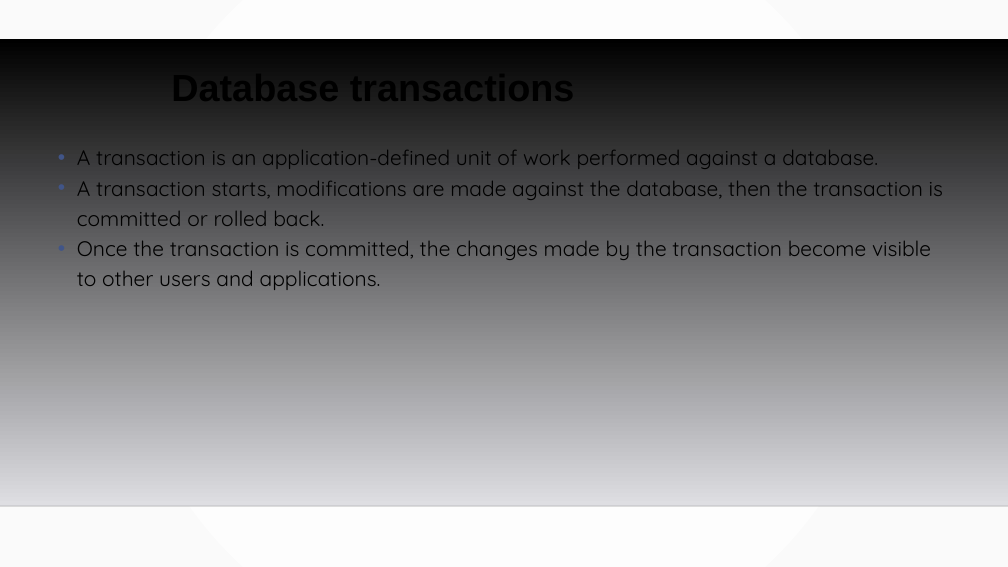
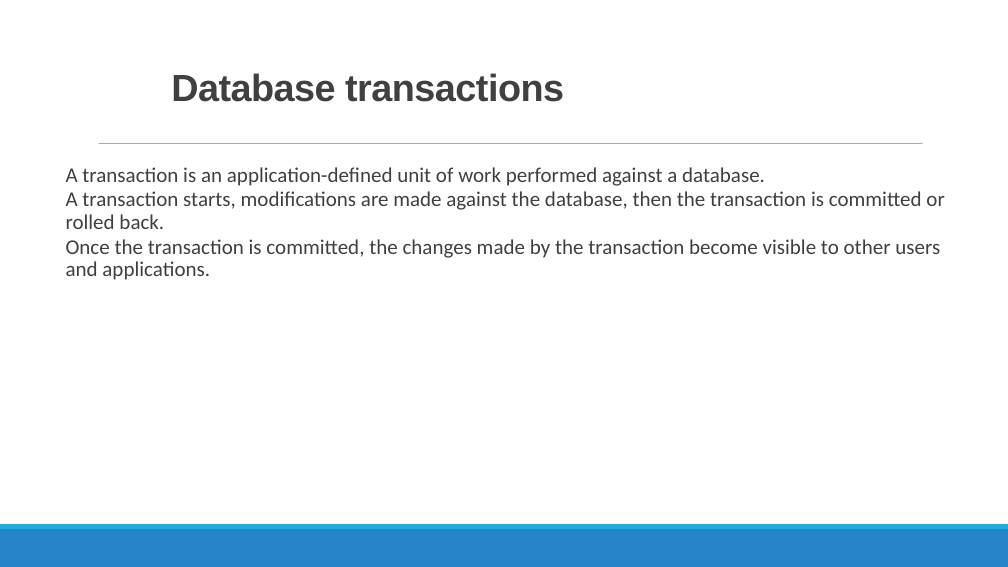
Before and after one commit to MGIS-UMN/GIS5577_week9, a slide deck: slide 3 of Database_Administration.odp. Drawn at 1008x567 pixels with LibreOffice and Linux fonts; fonts in the diff are those of the drawing; background and template pictures are left out. Boxes give left, top, right and bottom in pixels: in the first picture for what was removed or moved away, otherwise in the second. Text is boxed around its words. In the diff, an @@ line names an element or a change of style, - is before the commit and + after.

```diff
--- a/Database_Administration.odp
+++ b/Database_Administration.odp
@@ background gradient #FFFFFF to #FAFAFA to #FFFFFF @@
@@ title "Database transactions" at (x1=171, y1=73, x2=564, y2=102): text colour #000000 to #404040, letter spacing 0 to -0.5 pt; line spacing 0.9 to 0.85 @@
@@ freeform shape removed at (x1=0, y1=39, x2=1008, y2=506) @@
@@ line added from (99, 144) to (923, 144), #7F7F7F 0.51 pt @@
@@ text "A transaction is an application-defined ..." moved from (x1=77, y1=150, x2=943, y2=290) to (x1=66, y1=167, x2=944, y2=280) @@
@@ text "A transaction is an application-defined ..." at (x1=66, y1=167, x2=944, y2=280): font Quicksand to Calibri, text colour #000000 to #404040; bullet • to  ; line spacing 1.2 to 0.9; more space between paragraphs; bullet colour #415588 to #1CADE4 @@
@@ line removed from (0, 506) to (1008, 506) @@
@@ freeform shape added at (x1=0, y1=529, x2=1008, y2=567), fill #2683C6 @@
@@ freeform shape added at (x1=0, y1=524, x2=1008, y2=529), fill #1CADE4 @@
```
Also in this commit, not shown: 20 other slides changed.
